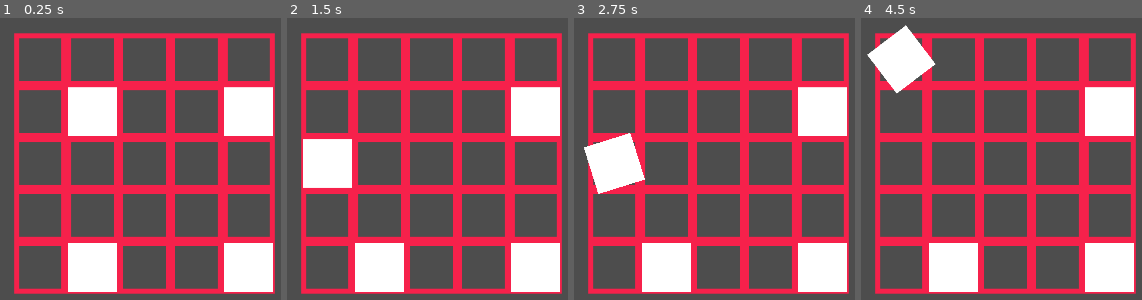
Above: before the commit, frames 1-4 (left to right).
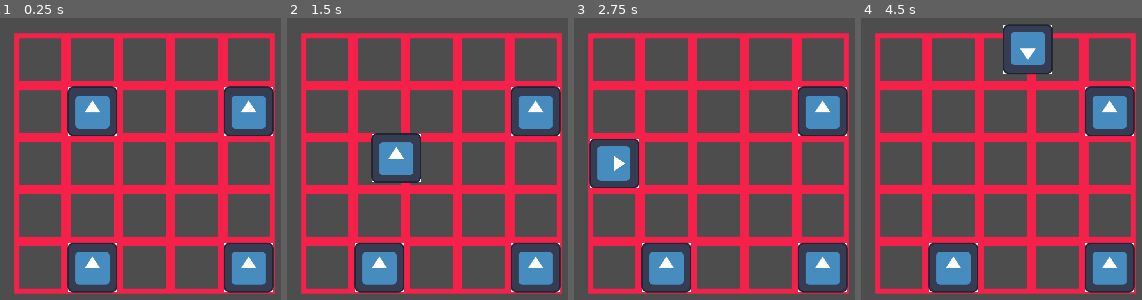
Above: after the commit, the same moments.

Repository: ChubbySquirrel/Perception-is-illusion
Game: Godot game, scene res://Scenes/Bracer.tscn
Two runs of this game, one before a commit and one after it. Both use one fixed random seed, a clock stepped at 60 frames per second and the inputs below. The engine's default icon, where the game draws it, is replaced by a stand-in: a white triangle on a blue panel in a dark square.
Inputs (mouse positions are in pixels of both pictures, inside the frame that each line leads up to):
- Up to frame 1 (0.25 s): no input
- Up to frame 2 (1.5 s): click (379, 111) at 0.52 s; tap Enter at 1.25 s; move the mouse to (outside the picture) at 1.27 s; hold D (right) from 1.28 s (still down); hold Right mouse button (Rotate) from 1.28 s (still down)
- Up to frame 3 (2.75 s): tap Space at 2 s; move the mouse to (outside the picture) at 2.02 s; release D (right) at 2.03 s; release Right mouse button (Rotate) at 2.03 s; hold Down (down) from 2.03 s (still down); right-click (outside the picture) at 2.1 s
- Up to frame 4 (4.5 s): tap Enter at 2.75, 4.25 s; move the mouse to (1085, 65) at 2.77 s; release Down (down) at 2.78 s; hold D (right) 2.78-3.53 s; hold Right mouse button (Rotate) 2.78-3.53 s; tap Space at 3.5 s; move the mouse to (964, 252) at 3.52 s; hold W (up) 3.53-4.28 s; right-click (964, 252) at 3.6 s; move the mouse to (outside the picture) at 4.27 s; hold A (left) from 4.28 s (still down); hold Right mouse button (Rotate) from 4.28 s (still down)

The runs differ from the first frame. In frame 1, 12% of the frame differs, in the area x 23-98%, y 24-98%; in frame 2, 15%, in the area x 5-98%, y 24-98%; in frame 3, 12%; in frame 4, 14%.

Commit message:
Fully functioning rotations and translations that snap to grid positions and also exponentially interpolate to smooth the snapping

Diff:
--- a/Scenes/Stone.tscn
+++ b/Scenes/Stone.tscn
@@ -1,6 +1,7 @@
-[gd_scene load_steps=13 format=3 uid="uid://cifalne7y7gvx"]
+[gd_scene load_steps=14 format=3 uid="uid://cifalne7y7gvx"]
 
 [ext_resource type="Script" uid="uid://c3cfqjbsu3lt1" path="res://Scripts/stone.gd" id="1_177fh"]
+[ext_resource type="Texture2D" uid="uid://7e4nk2rodxkd" path="res://icon.svg" id="2_6slwf"]
 
 [sub_resource type="StyleBoxEmpty" id="StyleBoxEmpty_m3q8e"]
 
@@ -57,5 +58,9 @@
 scale = Vector2(2.33333, 2.16667)
 polygon = PackedVector2Array(14.1428, -19.2308, 27, -19.2308, 27, -5.38462, 14.1428, -5.38462)
 
+[node name="Icon" type="Sprite2D" parent="."]
+scale = Vector2(0.24, 0.24)
+texture = ExtResource("2_6slwf")
+
 [connection signal="button_down" from="Button" to="." method="_on_button_button_down"]
 [connection signal="button_up" from="Button" to="." method="_on_button_button_up"]
--- a/Scripts/bracer.gd
+++ b/Scripts/bracer.gd
@@ -11,6 +11,9 @@
 
 var grid_lines = preload("res://Bracer_Grid_line.tscn")
 var stone_scene = preload("res://Scenes/Stone.tscn")
+
+#time to determine how long for stones to snap
+var snap_time = 100
 
 @export var grid_size = 5
 #1/scale gets us the ratio of tiles in bracer vs labrinth
@@ -36,10 +39,11 @@
 		new_stone1.bracer = self
 		new_stone1.create(type,true,1,grid_pos)
 		stone_grid[grid_pos.x][grid_pos.y] = new_stone1
+		new_stone1.moved_to = home_position(grid_pos)
+		new_stone1.initial_rot = 0
 
-func check_moved(stone:Stone) -> bool:
+func check_moved(stone:Stone):
 	#If the tile has moved sufficently in a direction
-	print(stone.position)
 	var rel_position = stone.position - home_position(stone.bracer_pos)
 
 	var grid_change = (rel_position/tile_size).round()
@@ -58,11 +62,33 @@
 			stone_grid[new_grid_pos.x][new_grid_pos.y] = stone
 			stone_grid[old_grid_pos.x][old_grid_pos.y] = null
 
+			stone.pressed = false
+			stone.moved_to = home_position(new_grid_pos)
+		return
+	else:
+		return
+
+func check_rotate(stone:Stone):
+	var rel_rotation = stone.rotation - stone.initial_rot
+	if abs(rel_rotation) >= PI/3:
+		var rotate_change
+		if rel_rotation > 0:
+			rotate_change = PI/2
+		elif rel_rotation < 0:
+			rotate_change = -PI/2
+		stone.initial_rot += rotate_change
+
 		stone.pressed = false
-		snap_home(stone)
-		return true
-	else:
-		return false
+
+		print("test")
+
+
+
+func snap_rotate(stone:Stone):
+	stone.rotation = stone.initial_rot
+
+
+
 
 #Maps a grid location back to the opposite side (touruous topology)
 func handle_edges(grid_pos:Vector2i) -> Vector2i:
@@ -92,5 +118,5 @@
 	var home_position = global_position + tile_size*(grid_location as Vector2)
 	return home_position
 
-func snap_home(stone:Stone):
+func snap_position_home(stone:Stone):
 	stone.position = home_position(stone.bracer_pos)
--- a/Scripts/stone.gd
+++ b/Scripts/stone.gd
@@ -10,7 +10,12 @@
 var initial_rot: float
 var initial_pos: Vector2
 var bracer_pos: Vector2i
-signal is_moved
+
+
+var moved_to: Vector2
+
+var t:float = 0
+
 
 var bracer: Bracer
 
@@ -20,19 +25,19 @@
 	initial_pos = position
 
 func _process(delta: float) -> void:
-	rotating = Input.is_action_pressed("Rotate")
+
 	var release_rotate = Input.is_action_just_released("Rotate")
 	var start_rotate = Input.is_action_just_pressed("Rotate")
+	print(t)
+	if active:
+		if release_rotate:
+			pressed = false
+		if pressed:
+			t = 0
+			rotating = Input.is_action_pressed("Rotate")
 
-	if active:
-		if pressed:
 			if start_rotate:
-				initial_rot = rotation
 				initial_mouse_pos = get_global_mouse_position()
-			if release_rotate:
-				initial_mouse_pos = get_global_mouse_position()
-				initial_pos_on_click = position
-				initial_rot = rotation
 
 
 
@@ -46,6 +51,18 @@
 			else:
 				rotation = initial_rot + atan2(rel_initial_mouse_pos.x,rel_initial_mouse_pos.y) - atan2(rel_current_mouse_pos.x,rel_current_mouse_pos.y)
 			bracer.check_moved(self)
+			bracer.check_rotate(self)
+
+
+		else:
+			if t >1:
+				t = 0
+			position = position.lerp(moved_to,t)
+			rotation = lerp_angle(rotation,initial_rot,t)
+			t += delta
+
+
+
 
 
 
@@ -55,14 +72,12 @@
 	#Get current state and save it
 	initial_mouse_pos = get_global_mouse_position()
 	initial_pos_on_click = position
-	initial_rot = rotation
 
 	pass # Replace with function body.
 
 
 func _on_button_button_up() -> void:
 	pressed = false
-	bracer.snap_home(self)
 	pass # Replace with function body.
 
 
